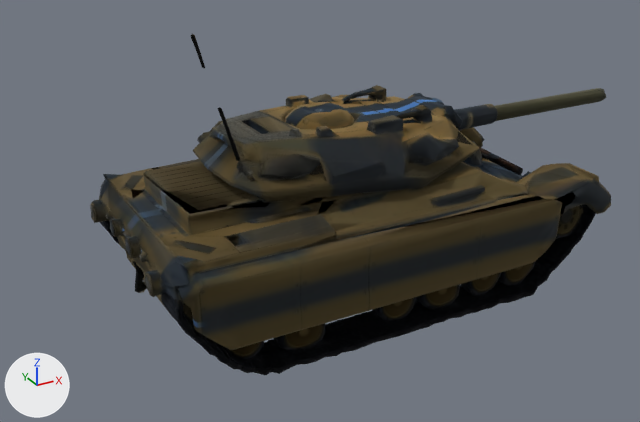
The glTF model art/meshes/vehicles/mbt_lavi.glb as it was, and as the next commit left it.
Camera for both pictures: a 50 mm camera at (-5.2, -7.81, 4.85) aimed at (-0.88, 0.04, 0.92). Every picture has the same lights, and +X, +Y and +Z are marked at lower left. The picture after the commit comes second. Where no turn or scale is listed for an object, it has been applied to the vertices.

The scene before the commit, as lines of its bpy script (objects in view):
```python
me_hull_rubber = bpy.data.meshes.new('hull_rubber')
me_hull_rubber.from_pydata(...)  # 1242 vertices, 2422 faces; spans x -2.73..1.46, y -1.38..1.38, z 0.0..0.44
me_hull_rubber.materials.append(mat_material)  # picture img_base_color
me_turret_hull = bpy.data.meshes.new('turret_hull')
me_turret_hull.from_pydata(...)  # 471 vertices, 943 faces; spans x -2.17..0.75, y -1.02..1.01, z 1.62..2.12
me_turret_hull.materials.append(mat_material)  # picture img_base_color
me_turret_metal = bpy.data.meshes.new('turret_metal')
me_turret_metal.from_pydata(...)  # 105 vertices, 187 faces; spans x -2.45..3.16, y -0.47..0.32, z 1.61..3.14
me_turret_metal.materials.append(mat_material)  # picture img_base_color
ob_hull_rubber = bpy.data.objects.new('hull_rubber', me_hull_rubber)
ob_hull_rubber.location = (0.0, 0.0, 0.0)
ob_turret_hull = bpy.data.objects.new('turret_hull', me_turret_hull)
ob_turret_hull.parent = ob_turret_pivot
ob_turret_hull.location = (0.117, 0.00649, -1.609)
ob_turret_metal = bpy.data.objects.new('turret_metal', me_turret_metal)
ob_turret_metal.parent = ob_turret_pivot
ob_turret_metal.location = (0.117, 0.00649, -1.609)
# also in view: 'hull_hull' at (-0.55, 0.0, 1.07)
```
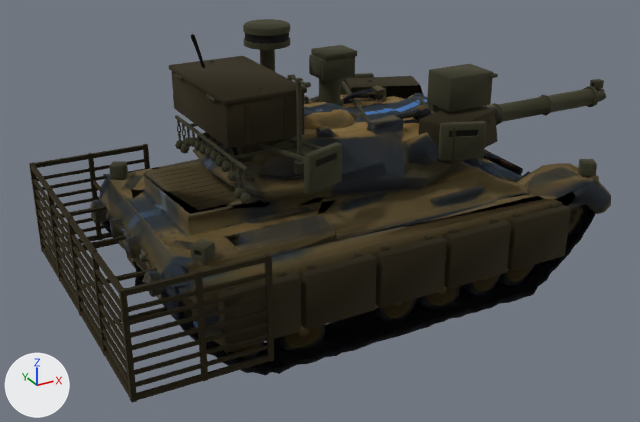
Commit message: art(kit): graft the Lavi's kit into its shipped GLB (GH-238)

The change, as a diff of the scene's bpy script:
```diff
--- a/art/meshes/vehicles/mbt_lavi.glb.py
+++ b/art/meshes/vehicles/mbt_lavi.glb.py
@@ ob_kit_sensors_3_hull_hull @@
+ob_kit_sensors_3_hull_hull = bpy.data.objects.new('kit_sensors_3_hull_hull', me_kit_sensors_3_hull_hull)  # 144 vertices, 216 faces; spans x -2.87..1.85, y -1.35..1.35, z 1.28..1.46; in mat_material (picture img_base_color)
+ob_kit_sensors_3_hull_hull.location = (0.0, 0.0, 0.0)
@@ ob_kit_armour_3_hull_hull @@
+ob_kit_armour_3_hull_hull = bpy.data.objects.new('kit_armour_3_hull_hull', me_kit_armour_3_hull_hull)  # 392 vertices, 428 faces; spans x -3.6..-2.28, y -1.64..1.64, z 0.39..1.45; in mat_material (picture img_base_color)
+ob_kit_armour_3_hull_hull.location = (0.0, 0.0, 0.0)
@@ ob_kit_armour_2_hull_hull @@
+ob_kit_armour_2_hull_hull = bpy.data.objects.new('kit_armour_2_hull_hull', me_kit_armour_2_hull_hull)  # 600 vertices, 820 faces; spans x -2.73..1.23, y -1.6..1.6, z 0.58..1.16; in mat_material (picture img_base_color)
+ob_kit_armour_2_hull_hull.location = (0.0, 0.0, 0.0)
@@ ob_kit_sensors_3_turret_metal @@
+ob_kit_sensors_3_turret_metal = bpy.data.objects.new('kit_sensors_3_turret_metal', me_kit_sensors_3_turret_metal)  # 152 vertices, 280 faces; spans x -1.4..-0.9, y 0.47..0.97, z 1.791..2.885; in mat_material (picture img_base_color)
+ob_kit_sensors_3_turret_metal.location = (0.0, 0.0, 0.0)
@@ ob_kit_sensors_2_turret_hull @@
+ob_kit_sensors_2_turret_hull = bpy.data.objects.new('kit_sensors_2_turret_hull', me_kit_sensors_2_turret_hull)  # 192 vertices, 304 faces; spans x -1.86..0.39, y -1.17..1.17, z 1.71..2.09; in mat_material (picture img_base_color)
+ob_kit_sensors_2_turret_hull.location = (0.0, 0.0, 0.0)
@@ ob_kit_sensors_1_turret_metal @@
+ob_kit_sensors_1_turret_metal = bpy.data.objects.new('kit_sensors_1_turret_metal', me_kit_sensors_1_turret_metal)  # 152 vertices, 242 faces; spans x -0.732..-0.3, y 0.25..0.59, z 1.97..2.595; in mat_material (picture img_base_color)
+ob_kit_sensors_1_turret_metal.location = (0.0, 0.0, 0.0)
@@ ob_kit_firepower_3_turret_hull @@
+ob_kit_firepower_3_turret_hull = bpy.data.objects.new('kit_firepower_3_turret_hull', me_kit_firepower_3_turret_hull)  # 160 vertices, 248 faces; spans x -2.284..-1.43, y -0.72..0.72, z 1.827..2.605; in mat_material (picture img_base_color)
+ob_kit_firepower_3_turret_hull.location = (0.0, 0.0, 0.0)
@@ ob_kit_firepower_2_turret_metal @@
+ob_kit_firepower_2_turret_metal = bpy.data.objects.new('kit_firepower_2_turret_metal', me_kit_firepower_2_turret_metal)  # 176 vertices, 288 faces; spans x -1.61..0.82, y -0.96..-0.3, z 1.79..2.7; in mat_material (picture img_base_color)
+ob_kit_firepower_2_turret_metal.location = (0.0, 0.0, 0.0)
@@ ob_kit_firepower_1_turret_metal @@
+ob_kit_firepower_1_turret_metal = bpy.data.objects.new('kit_firepower_1_turret_metal', me_kit_firepower_1_turret_metal)  # 150 vertices, 268 faces; spans x 0.98..3.11, y -0.14..0.12, z 1.57..1.89; in mat_material (picture img_base_color)
+ob_kit_firepower_1_turret_metal.location = (0.0, 0.0, 0.0)
@@ ob_kit_armour_3_turret_hull @@
+ob_kit_armour_3_turret_hull = bpy.data.objects.new('kit_armour_3_turret_hull', me_kit_armour_3_turret_hull)  # 702 vertices, 1306 faces; spans x -2.21..-1.46, y -0.9..0.9, z 1.61..1.99; in mat_material (picture img_base_color)
+ob_kit_armour_3_turret_hull.location = (0.0, 0.0, 0.0)
@@ ob_kit_armour_1_turret_hull @@
+ob_kit_armour_1_turret_hull = bpy.data.objects.new('kit_armour_1_turret_hull', me_kit_armour_1_turret_hull)  # 200 vertices, 288 faces; spans x -0.12..0.91, y -1.07..1.07, z 1.66..2.08; in mat_material (picture img_base_color)
+ob_kit_armour_1_turret_hull.location = (0.0, 0.0, 0.0)
```

What differs and where, as boxes (x1, y1, x2, y2) in the pictures (640 x 422 px):
'kit_armour_3_hull_hull', added
    after: (29, 144, 274, 403)
'kit_armour_2_hull_hull', added
    after: (218, 203, 571, 352)
'kit_firepower_3_turret_hull', added (brown)
    after: (169, 56, 307, 163)
'kit_sensors_2_turret_hull', added
    after: (259, 73, 486, 195)
'kit_firepower_2_turret_metal', added
    after: (287, 64, 498, 174)
'kit_armour_1_turret_hull', added (brown)
    after: (346, 76, 498, 165)
'kit_firepower_1_turret_metal', added
    after: (492, 79, 604, 125)
'kit_sensors_1_turret_metal', added
    after: (309, 45, 357, 107)
'kit_armour_3_turret_hull', added
    after: (175, 115, 297, 204)
'kit_sensors_3_turret_metal', added
    after: (243, 19, 291, 72)
'kit_sensors_3_hull_hull', added
    after: (109, 159, 597, 266)
'turret_metal', unchanged, covered by the edit
    both: (191, 34, 607, 161)
